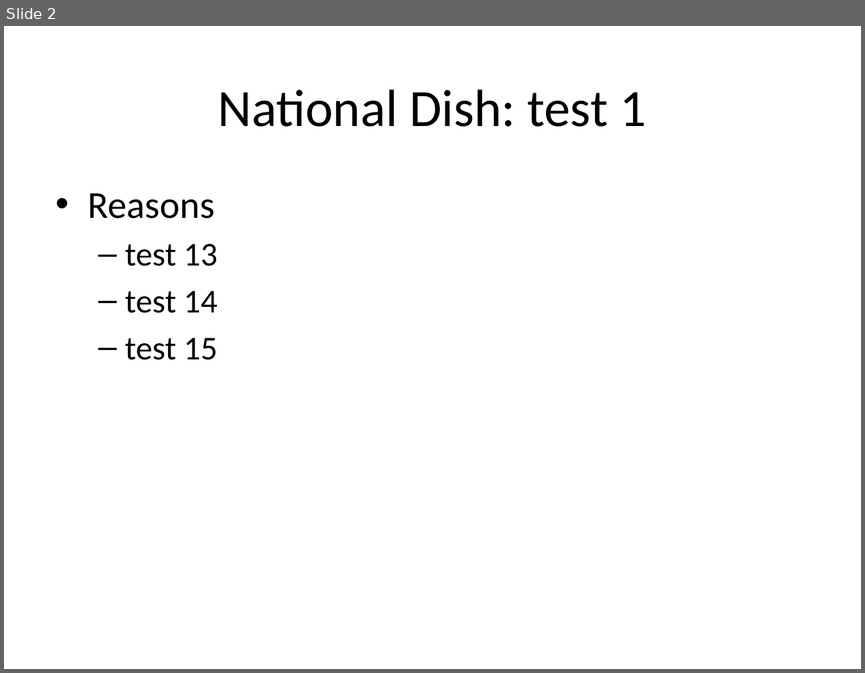
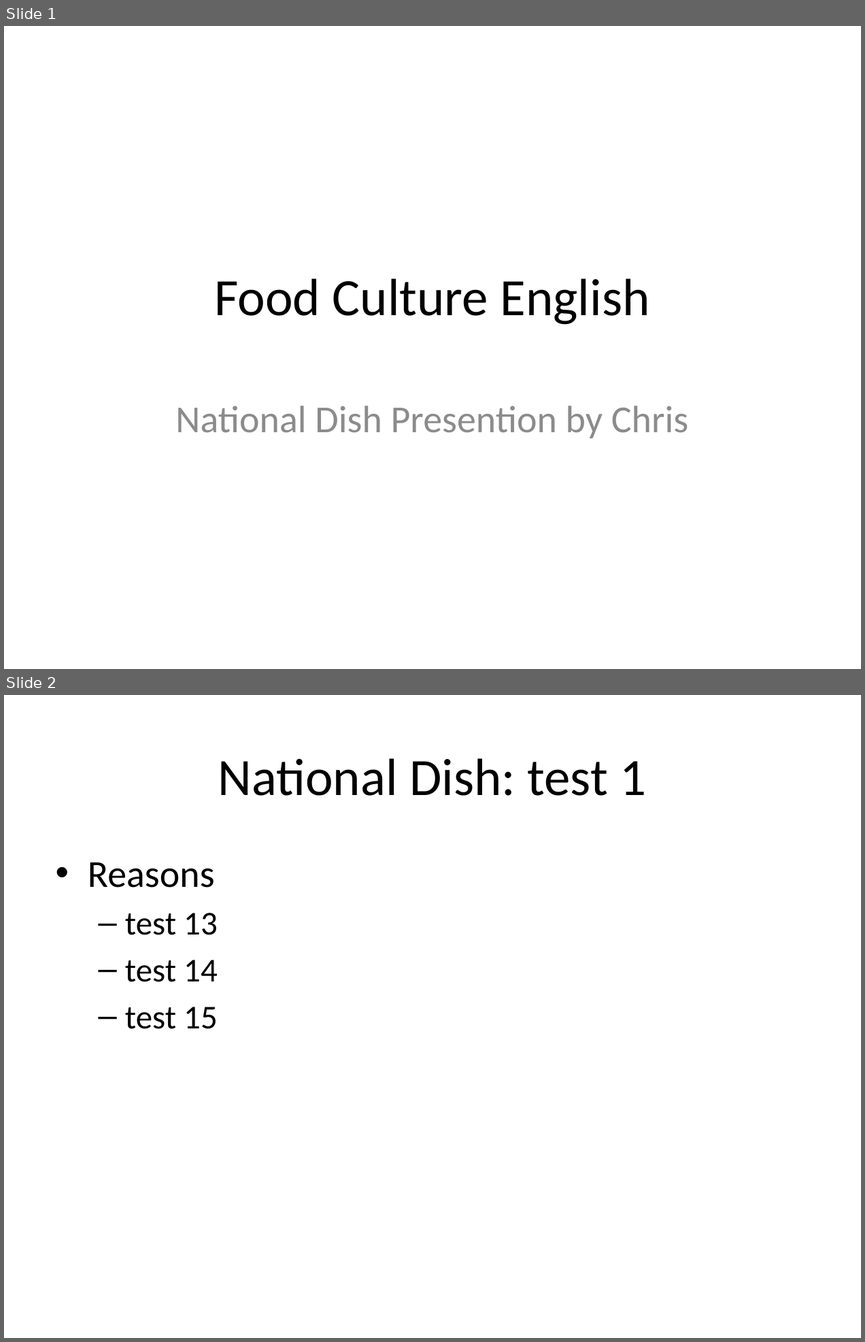
Before and after one commit to chrismjacobs/lms-master, a slide deck: ChrisND.pptx. Shown one above the other, each under a label of ours: slide 2 before the commit, slides 1 and 2 after it. The pictures are 865x673 and 865x1342 pixels, drawn with LibreOffice and Linux fonts; fonts in the diff are those of the drawing. Boxes give left, top, right and bottom in pixels: in the first picture for what was removed or moved away, otherwise in the second. Text is boxed around its words. In the diff, an @@ line names an element or a change of style, - is before the commit and + after.

Commit message:
food and admin

```diff
--- a/ChrisND.pptx
+++ b/ChrisND.pptx
@@ slide 1 added at bbox=[4, 26, 861, 669], background #FFFFFF @@
@@ title added at bbox=[214, 278, 650, 325], 44 pt, text #000000 @@
+Food Culture English
@@ subtitle added at bbox=[175, 405, 688, 438], 32 pt, text #8C8C8C @@
+National Dish Presention by Chris
```
Also in this commit, not shown: 3 slides changed, 1 other slide added, 1 slide removed, 5 other files.
